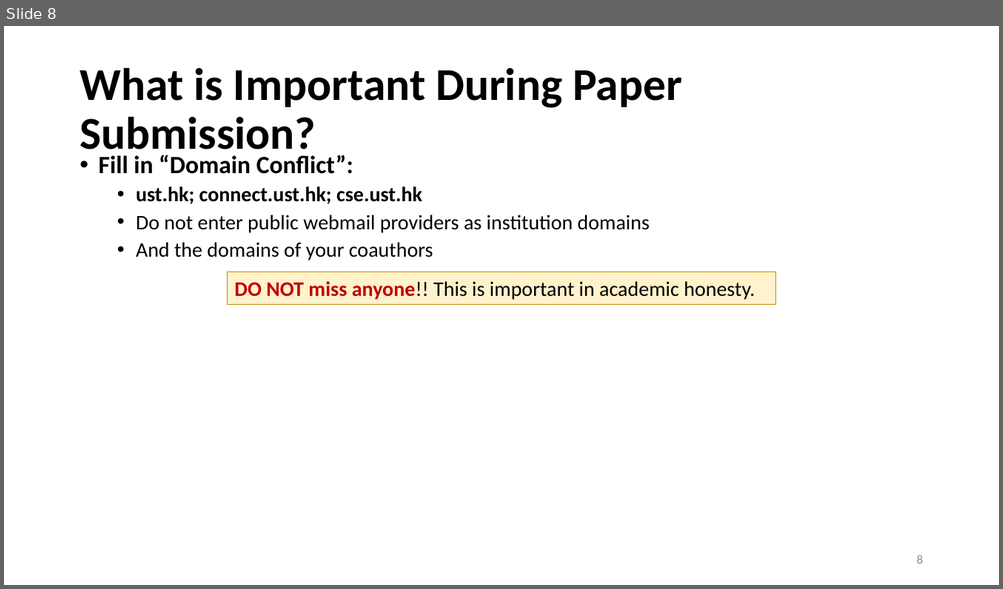
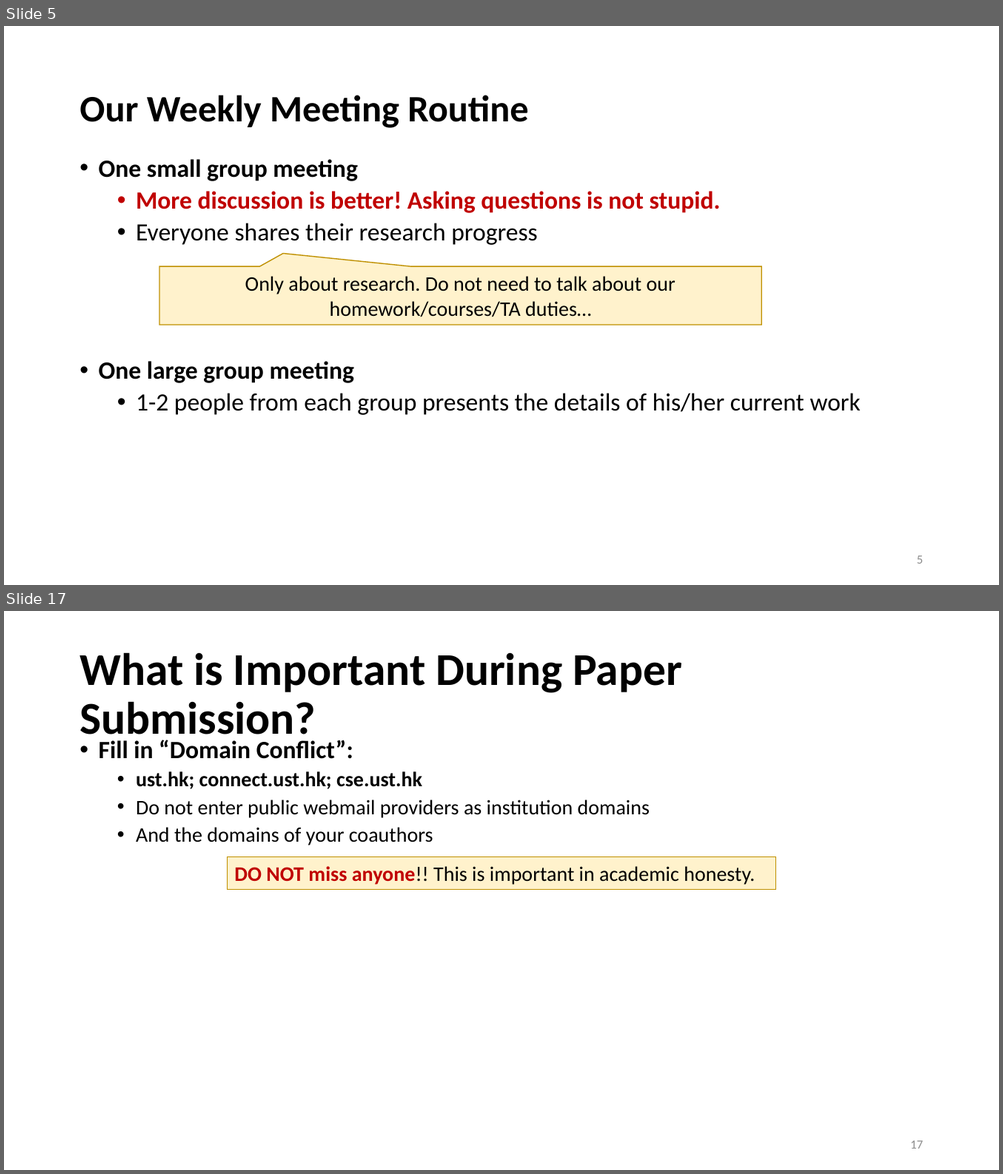
Before and after one commit to heathersherry/Knowledge-Graph-Tutorials-and-Papers, a slide deck: research suggestions.pptx. Shown one above the other, each under a label of ours: slide 8 before the commit, slides 5 and 17 after it; the slides between them are not shown. The pictures are 1003x589 and 1003x1174 pixels, drawn with LibreOffice and Linux fonts; fonts in the diff are those of the drawing. Boxes give left, top, right and bottom in pixels: in the first picture for what was removed or moved away, otherwise in the second. Text is boxed around its words. In the diff, an @@ line names an element or a change of style, - is before the commit and + after.

```diff
--- a/research suggestions.pptx
+++ b/research suggestions.pptx
@@ slide 5 added at [4, 26, 999, 585], background #FFFFFF @@
@@ title added at [79, 95, 528, 128], 36 pt, text #000000, bold @@
+Our Weekly Meeting Routine
@@ text added at [99, 159, 860, 415], 24 pt, text #000000 @@
+• One small group meeting
+  • More discussion is better! Asking questions is not stupid.
+  • Everyone shares their research progress
+• One large group meeting
+  • 1-2 people from each group presents the details of his/her current work
@@ speech box added at [159, 267, 761, 325], fill #FFF2CC, outline #BF9000 1 pt, 20 pt, text #000000 @@
+Only about research. Do not need to talk about our homework/courses/TA duties…
@@ page number added at [916, 556, 922, 564], 12 pt, text #8C8C8C @@
+5
@@ what was slide 8 is now slide 17 @@
@@ page number at [910, 1141, 922, 1149]: text changed @@
-8
+17
```
Also in this commit, not shown: 17 slides changed, 14 other slides added.
